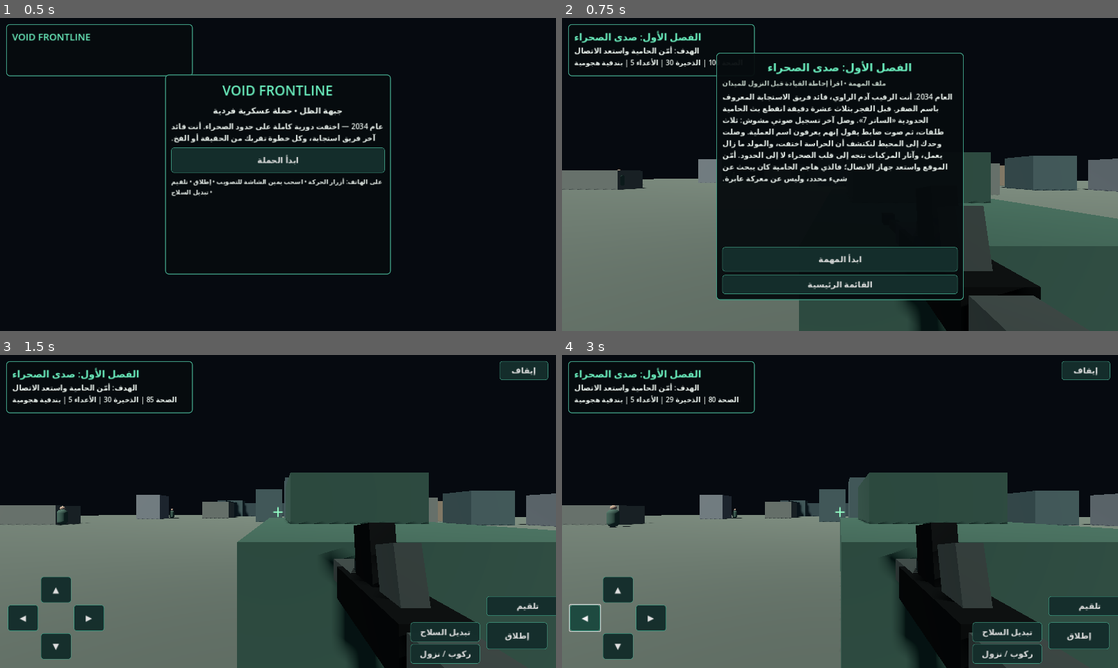
Above: before the commit, frames 1-4 (two rows, left to right).
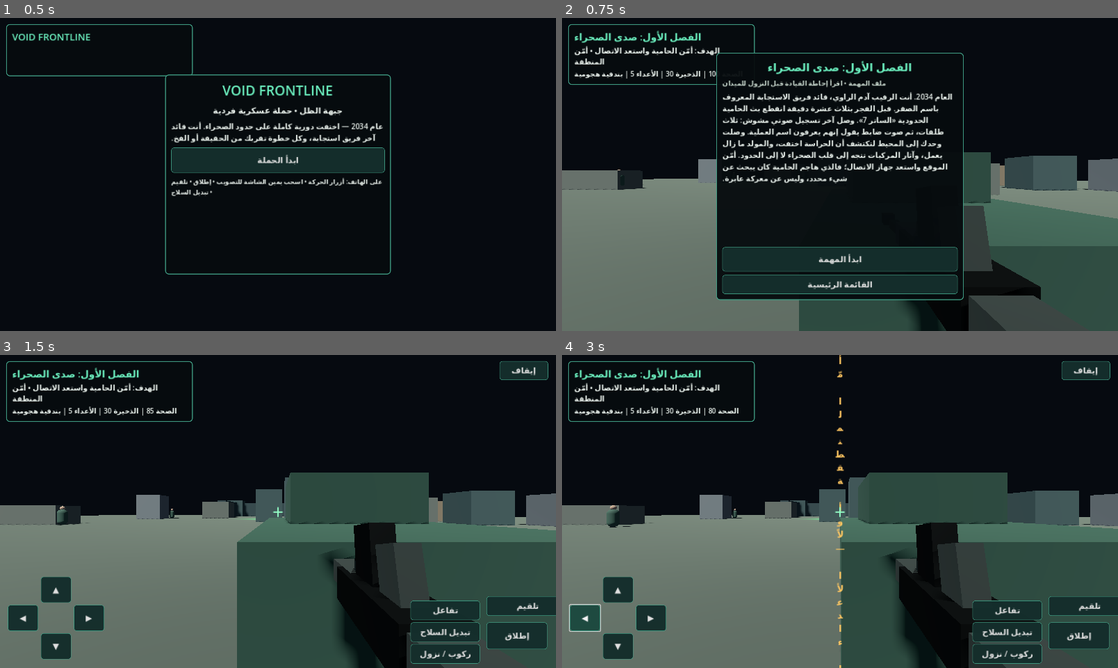
Above: after the commit, the same moments.

Repository: i7m18/-VOID-AI
Game: Godot game, scene res://scenes/main.tscn
Two runs of this game, one before a commit and one after it. Both use one fixed random seed, a clock stepped at 60 frames per second and the inputs below.
Inputs (mouse positions are in pixels of both pictures, inside the frame that each line leads up to):
- Up to frame 1 (0.5 s): no input
- Up to frame 2 (0.75 s): click "ابدأ الحملة" at 0.5 s
- Up to frame 3 (1.5 s): click "ابدأ المهمة" at 1.25 s
- Up to frame 4 (3 s): click (1006, 611) at 2 s, where only the run after the commit has a clickable "تفاعل"; click "◀" at 2.75 s

Frame 1 is identical in both runs. In frame 2, 1.0% of the frame differs, in the area x 1-29%, y 8-22%; in frame 3, 1.9%; in frame 4, 2.1%, in the area x 1-87%, y 0-100%.

Commit message:
Add physical mission objectives and interact-to-complete campaign loop

Diff:
--- a/fps-game/scripts/game.gd
+++ b/fps-game/scripts/game.gd
@@ -16,6 +16,8 @@
 var world_root: Node3D
 var player: CharacterBody3D
 var vehicle: Node3D
+var objective_marker: Node3D
+var objective_completed := false
 var enemies_left := 0
 var mission_index := 0
 var game_active := false
@@ -165,6 +167,7 @@
 func _start_mission() -> void:
  game_active = false
  mission_won = false
+ objective_completed = false
  move_state = Vector2.ZERO
  fire_held = false
  message_label.text = ""
@@ -174,9 +177,11 @@
   if child.name == "TouchControls": child.queue_free()
  player = null
  vehicle = null
+ objective_marker = null
  _build_world()
  _spawn_player()
  _spawn_vehicle()
+ _spawn_objective()
  _spawn_enemies()
  _build_touch_controls()
  story_label.text = ""
@@ -271,6 +276,8 @@
   var x := randf_range(-52,52)
   var z := randf_range(-52,52)
   if absf(x)<12 and z>0 and z<20: x += 18
+  var target_position := _objective_position()
+  if absf(x-target_position.x)<5.5 and absf(z-target_position.z)<6.0: x += 15.0
   block.position = Vector3(x,size.y/2,z)
   world_root.add_child(block)
  _add_structure(Vector3(0,2,-48),Vector3(18,4,2),Color(0.16,0.20,0.19))
@@ -329,6 +336,78 @@
  cabin.material_override = mat
  vehicle.add_child(cabin)
  world_root.add_child(vehicle)
+
+func _objective_position() -> Vector3:
+ match mission_index:
+  0: return Vector3(0,0,-24)
+  1: return Vector3(20,0,-24)
+  2: return Vector3(-23,0,-18)
+  3: return Vector3(0,0,-13)
+  4: return Vector3(18,0,-35)
+  5: return Vector3(-19,0,-12)
+  6: return Vector3(22,0,-28)
+  7: return Vector3(0,0,-35)
+  _: return Vector3(-20,0,-32)
+
+func _spawn_objective() -> void:
+ objective_marker = Node3D.new()
+ objective_marker.name = "MissionObjective"
+ objective_marker.position = _objective_position()
+ var base_mesh := MeshInstance3D.new()
+ var base_shape := CylinderMesh.new()
+ base_shape.top_radius = 0.95
+ base_shape.bottom_radius = 1.15
+ base_shape.height = 0.12
+ base_mesh.mesh = base_shape
+ var base_material := StandardMaterial3D.new()
+ base_material.albedo_color = Color(0.10,0.16,0.14)
+ base_material.metallic = 0.65
+ base_material.roughness = 0.32
+ base_mesh.material_override = base_material
+ base_mesh.position.y = 0.06
+ objective_marker.add_child(base_mesh)
+ var beacon := MeshInstance3D.new()
+ var beam_shape := CylinderMesh.new()
+ beam_shape.top_radius = 0.12
+ beam_shape.bottom_radius = 0.24
+ beam_shape.height = 2.1
+ beacon.mesh = beam_shape
+ beacon.position.y = 1.12
+ var beam_material := StandardMaterial3D.new()
+ beam_material.albedo_color = Color(0.15,0.85,0.54)
+ beam_material.emission_enabled = true
+ beam_material.emission = Color(0.04,0.95,0.48)
+ beam_material.emission_energy_multiplier = 2.0
+ beam_material.metallic = 0.2
+ beacon.material_override = beam_material
+ objective_marker.add_child(beacon)
+ var light := OmniLight3D.new()
+ light.position.y = 1.7
+ light.light_color = Color(0.12,1.0,0.58)
+ light.light_energy = 1.8
+ light.omni_range = 7.0
+ objective_marker.add_child(light)
+ var label := _label("الهدف",16,Color(0.55,1.0,0.77))
+ label.position = Vector2(-55,-70)
+ label.size = Vector2(110,28)
+ label.horizontal_alignment = HORIZONTAL_ALIGNMENT_CENTER
+ label.rotation = 0
+ var label_pivot := Sprite3D.new()
+ label_pivot.name = "ObjectiveMarkerBillboard"
+ label_pivot.position.y = 2.6
+ var text_mesh := TextMesh.new()
+ text_mesh.text = "الهدف"
+ text_mesh.font_size = 48
+ text_mesh.depth = 0.01
+ var text_node := MeshInstance3D.new()
+ text_node.mesh = text_mesh
+ var text_material := StandardMaterial3D.new()
+ text_material.albedo_color = Color(0.6,1.0,0.78)
+ text_material.shading_mode = BaseMaterial3D.SHADING_MODE_UNSHADED
+ text_node.material_override = text_material
+ text_node.position.y = 2.7
+ objective_marker.add_child(text_node)
+ world_root.add_child(objective_marker)
 
 func _spawn_enemies() -> void:
  enemies_left = int(MISSIONS[mission_index]["enemies"])
@@ -385,6 +464,10 @@
  switch.position = Vector2(w-335,h-105)
  switch.custom_minimum_size = Vector2(160,45)
  controls.add_child(switch)
+ var interact := _make_button("تفاعل",Callable(self,"interact_objective"),45)
+ interact.position = Vector2(w-335,h-155)
+ interact.custom_minimum_size = Vector2(160,45)
+ controls.add_child(interact)
  var car := _make_button("ركوب / نزول",Callable(player,"toggle_vehicle"),45)
  car.position = Vector2(w-335,h-55)
  car.custom_minimum_size = Vector2(160,45)
@@ -432,11 +515,25 @@
 func enemy_down() -> void:
  enemies_left = maxi(0,enemies_left-1)
  _update_hud()
- if enemies_left==0 and not mission_won:
-  mission_won = true
-  game_active = false
-  message_label.text = "تم إنجاز المهمة"
-  _show_completion_menu()
+ if enemies_left == 0 and not objective_completed:
+  message_label.text = "المنطقة آمنة — توجّه إلى العلامة المضيئة واضغط «تفاعل»"
+  objective_label.text = "الهدف: اقترب من العلامة المضيئة وفعّلها"
+
+func interact_objective() -> void:
+ if not game_active or objective_completed or not is_instance_valid(player) or not is_instance_valid(objective_marker):
+  return
+ if enemies_left > 0:
+  message_label.text = "أمّن المنطقة أولاً — الأعداء المتبقون: %d" % enemies_left
+  return
+ if player.global_position.distance_to(objective_marker.global_position) > 4.5:
+  message_label.text = "اقترب من العلامة الخضراء لتفعيل الهدف"
+  return
+ objective_completed = true
+ mission_won = true
+ game_active = false
+ objective_marker.visible = false
+ message_label.text = "تم إنجاز المهمة"
+ _show_completion_menu()
 
 func _show_completion_menu() -> void:
  if is_instance_valid(menu_panel): menu_panel.queue_free()
@@ -493,5 +590,10 @@
  if not is_instance_valid(player): return
  var mission: Dictionary = MISSIONS[mission_index]
  title_label.text = mission["title"]
- objective_label.text = "الهدف: "+str(mission["objective"])
+ if objective_completed:
+  objective_label.text = "الهدف مكتمل"
+ elif enemies_left > 0:
+  objective_label.text = "الهدف: "+str(mission["objective"])+" • أمّن المنطقة"
+ else:
+  objective_label.text = "الهدف: اقترب من العلامة واضغط «تفاعل»"
  status_label.text = "الصحة %d | الذخيرة %d | الأعداء %d | %s" % [player.health,player.get_current_ammo(),enemies_left,player.get_weapon_name()]
